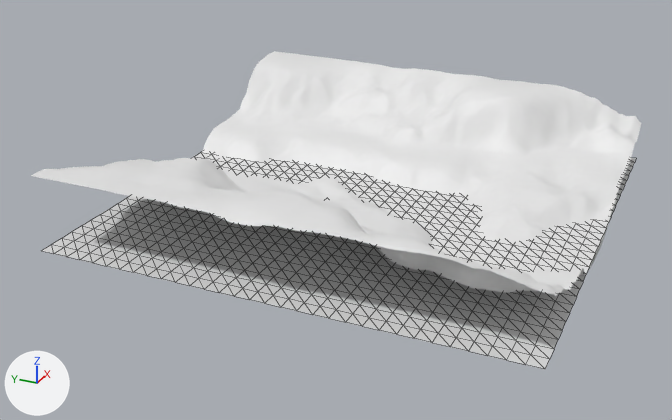
What one commit did to the Blender file Towers_VR/Assets/Models/Environment/Landscape/River landscape.blend.
The view is the same before and after, from a 50 mm camera at (-3.52, -1.41, 1.72) aimed at (-0.13, 0.11, 0.02). Lighting does not change. The marker at lower left points along +X, +Y and +Z. Mesh edges are drawn as thin lines on the coarser meshes.

The first picture shows 'River landscape', 'Water plane'.
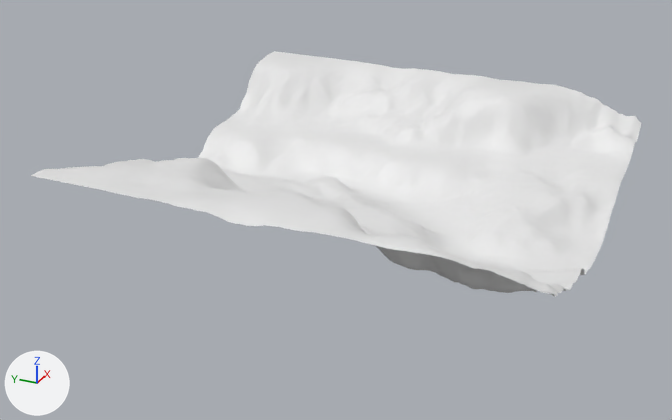
The newer file is also rescaled (x1000.0), turned or shifted as a whole; pictures and numbers use the older file's frame.

What changed in the scene script:
```text
Remove ob_water_plane:
    ob_water_plane = bpy.data.objects.new('Water plane', me_landscape_plane)
    ob_water_plane.location = (0.0, 0.0, 0.0)
```

Changed parts and their boxes [x1, y1, x2, y2] in the pictures (672 x 420 px):
'Water plane', deleted
    before: [42, 152, 636, 369]
